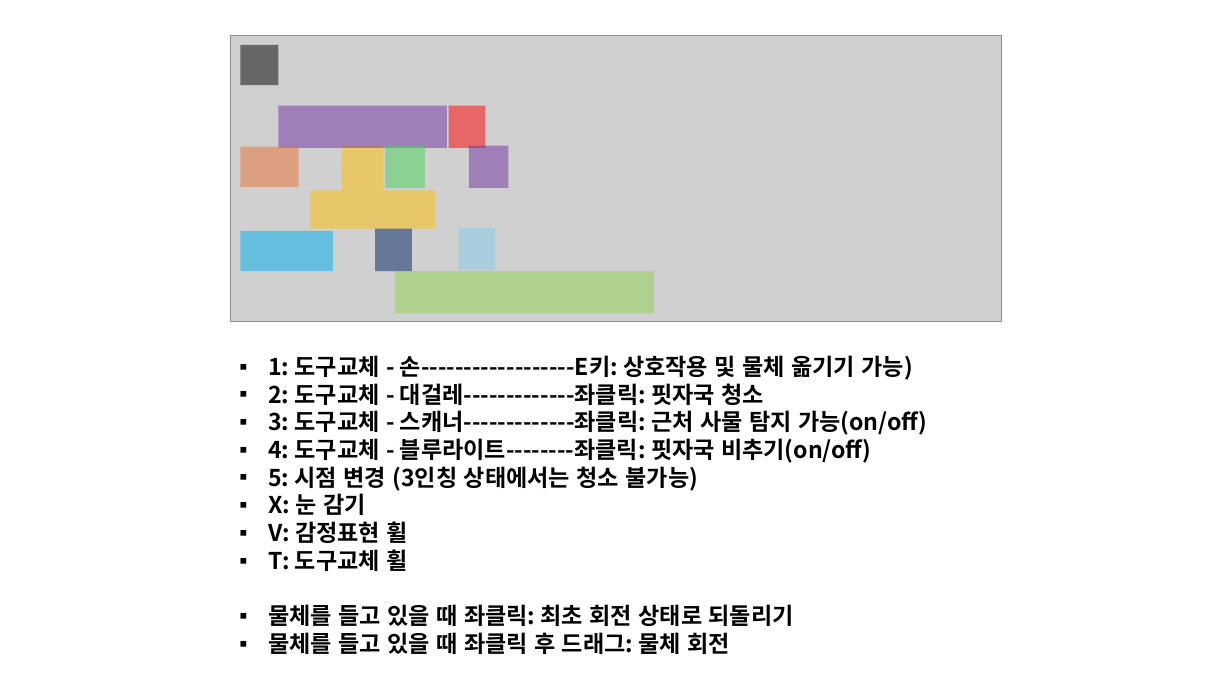
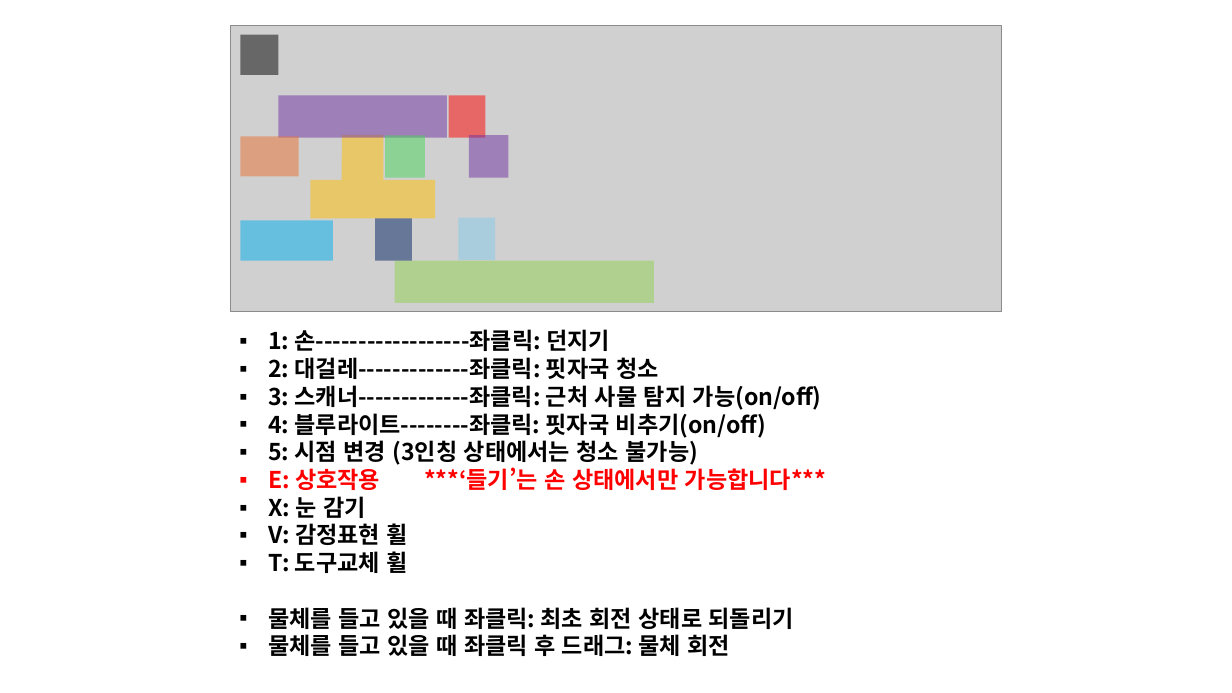
Before and after one commit to CrograNM/_CCD, a slide deck: slide 2 of 문서/CCD 설명서.pptx. Drawn at 1232x693 pixels with LibreOffice and Linux fonts; fonts in the diff are those of the drawing; grey boxes stand for pictures; background and template pictures are left out. Boxes give left, top, right and bottom in pixels: in the first picture for what was removed or moved away, otherwise in the second. Text is boxed around its words. In the diff, an @@ line names an element or a change of style, - is before the commit and + after.

Commit message:
패키징 후의 상호작용 외곽선 문제 해결

```diff
--- a/문서/CCD 설명서.pptx
+++ b/문서/CCD 설명서.pptx
@@ 10 rectangles, 1 picture, 1 freeform shape: place and size @@
-10 rectangles, 1 picture, 1 freeform shape at bbox=[230, 36, 1002, 322]
+10 rectangles, 1 picture, 1 freeform shape at bbox=[230, 26, 1002, 311]
@@ text "1: 손------------------좌클릭: 던지기": place and size @@
-text "1: 손------------------좌클릭: 던지기" at bbox=[268, 355, 927, 654]
+text "1: 손------------------좌클릭: 던지기" at bbox=[268, 329, 826, 656]
@@ text at bbox=[268, 329, 822, 438]: text changed @@
-▪ 1: 도구교체 - 손------------------E키: 상호작용 및 물체 옮기기 가능)
-▪ 2: 도구교체 - 대걸레-------------좌클릭: 핏자국 청소
-▪ 3: 도구교체 - 스캐너-------------좌클릭: 근처 사물 탐지 가능(on/off)
-▪ 4: 도구교체 - 블루라이트--------좌클릭: 핏자국 비추기(on/off)
+▪ 1: 손------------------좌클릭: 던지기
+▪ 2: 대걸레-------------좌클릭: 핏자국 청소
+▪ 3: 스캐너-------------좌클릭: 근처 사물 탐지 가능(on/off)
+▪ 4: 블루라이트--------좌클릭: 핏자국 비추기(on/off)
@@ text at bbox=[268, 467, 826, 490]: paragraph added @@
+▪ E: 상호작용 ***‘들기’는 손 상태에서만 가능합니다***
```
Also in this commit, not shown: 1 other slide changed, 1 other file.
